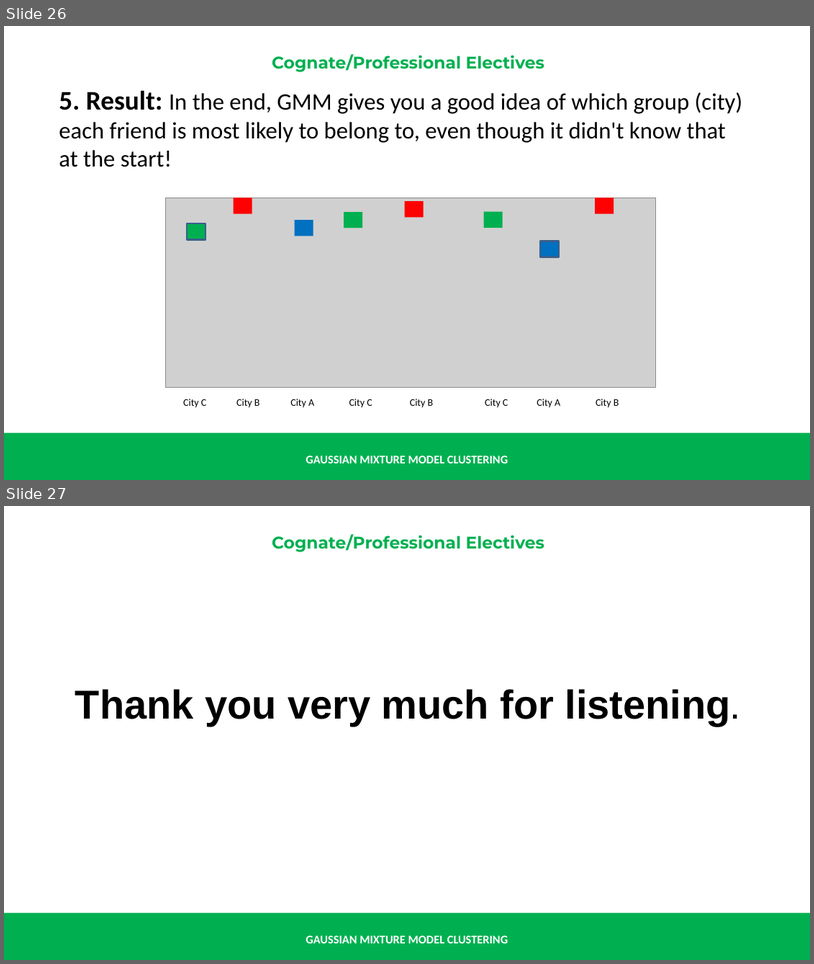
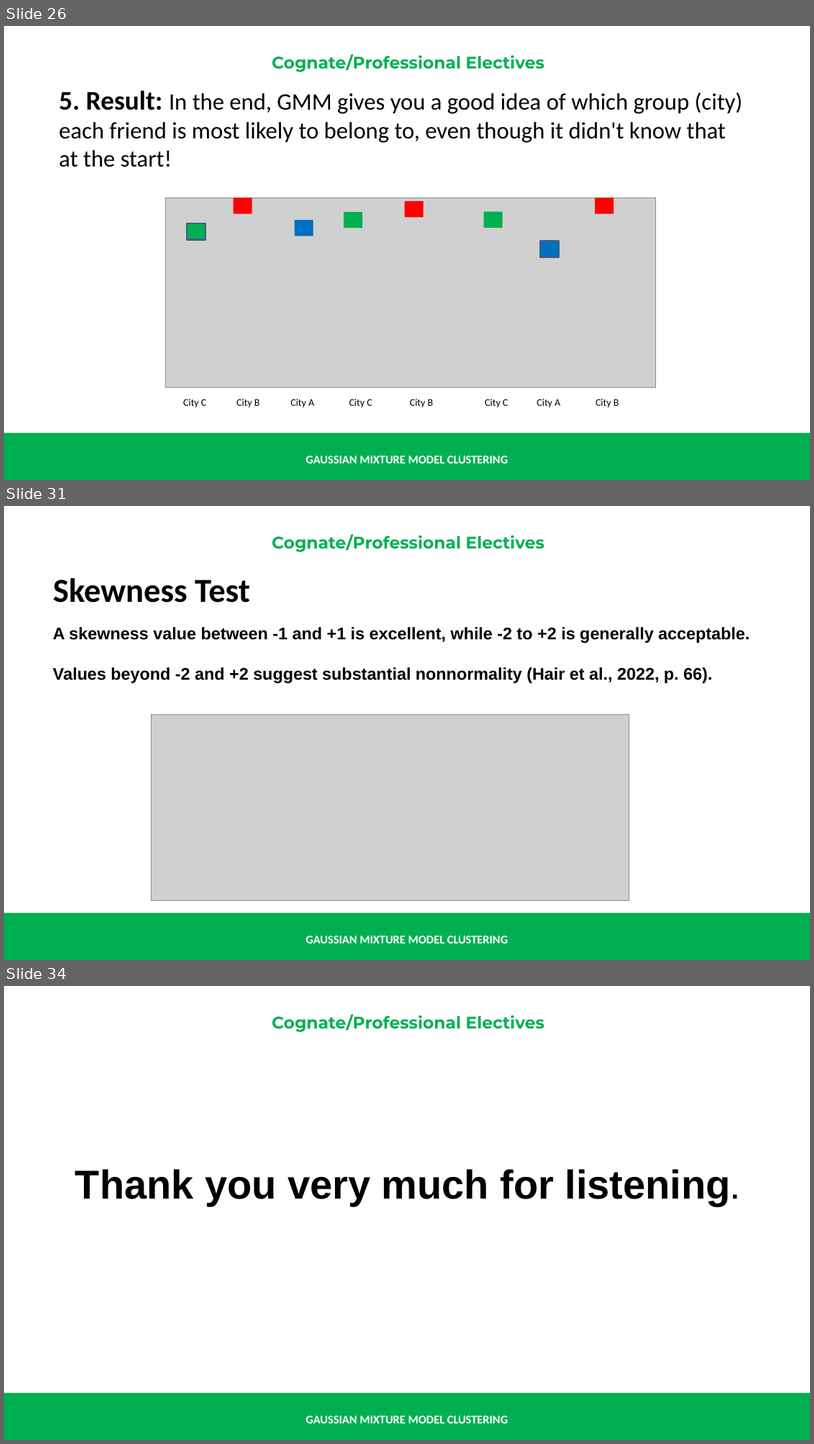
Before and after one commit to renatomaaliw3/public_files, a slide deck: CPE Electives (1 - 3)/01. Lectures Notebook/00. Presentations & Text Books/01. Electives 1 to 3/28. GMM Clustering.pptx. Shown one above the other, each under a label of ours: slides 26 and 27 before the commit, slides 26, 31 and 34 after it; the slides between them are not shown. The pictures are 814x964 and 814x1444 pixels, drawn with LibreOffice and Linux fonts; fonts in the diff are those of the drawing; grey boxes stand for pictures. Boxes give left, top, right and bottom in pixels: in the first picture for what was removed or moved away, otherwise in the second. Text is boxed around its words. In the diff, an @@ line names an element or a change of style, - is before the commit and + after.

```diff
--- a/CPE Electives (1 - 3)/01. Lectures Notebook/00. Presentations & Text Books/01. Electives 1 to 3/28. GMM Clustering.pptx
+++ b/CPE Electives (1 - 3)/01. Lectures Notebook/00. Presentations & Text Books/01. Electives 1 to 3/28. GMM Clustering.pptx
@@ slide 31 added at (x1=4, y1=506, x2=810, y2=960), background #FFFFFF; not listed: 3 template elements that a slide beside it also shows @@
@@ text added at (x1=53, y1=578, x2=250, y2=602), 40 pt, text #000000, bold @@
+Skewness Test
@@ text added at (x1=53, y1=627, x2=750, y2=683), 20 pt, text #000000, bold @@
+A skewness value between -1 and +1 is excellent, while -2 to +2 is generally acceptable.
+Values beyond -2 and +2 suggest substantial nonnormality (Hair et al., 2022, p. 66).
@@ picture added at (x1=152, y1=715, x2=630, y2=900) @@
@@ what was slide 27 is now slide 34 @@
```
Also in this commit, not shown: 6 other slides added, 1 other file.
